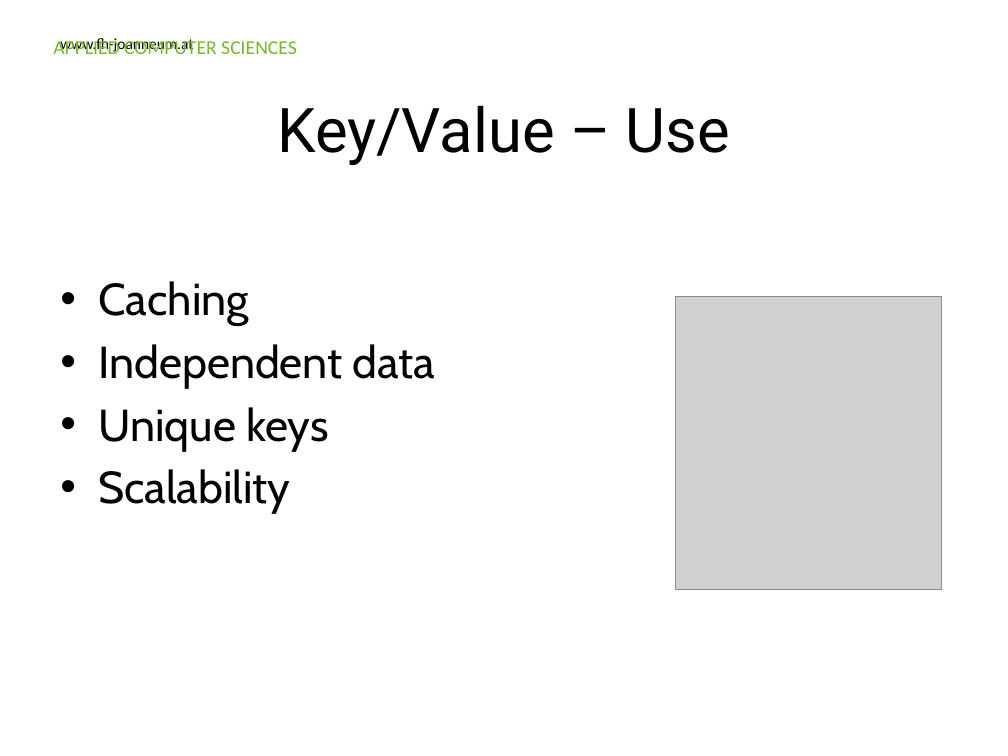
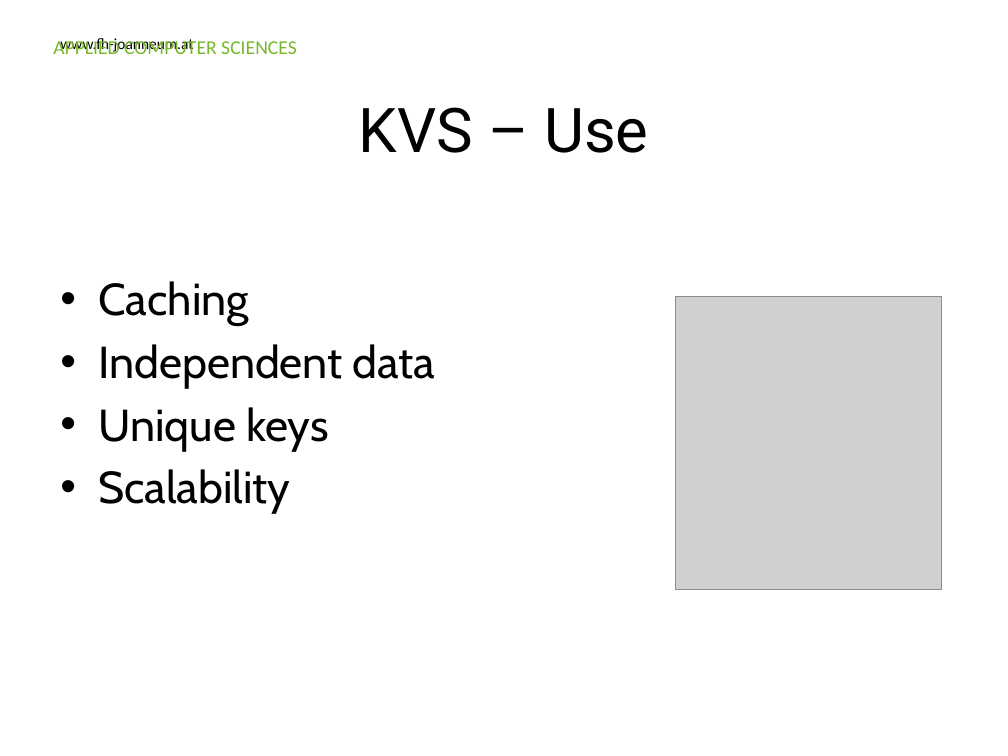
Before and after one commit to Ravenlord/guest-lecture-nosql, a slide deck: slide 28 of Presentation/FHJ_guest_lecture_nosql.pptx. Drawn at 1008x756 pixels with LibreOffice and Linux fonts; fonts in the diff are those of the drawing; grey boxes stand for pictures; background and template pictures are left out. Boxes give left, top, right and bottom in pixels: in the first picture for what was removed or moved away, otherwise in the second. Text is boxed around its words. In the diff, an @@ line names an element or a change of style, - is before the commit and + after.

```diff
--- a/Presentation/FHJ_guest_lecture_nosql.pptx
+++ b/Presentation/FHJ_guest_lecture_nosql.pptx
@@ title at (359, 107, 648, 153): text changed @@
-Key/Value – Use
+KVS – Use
```
Also in this commit, not shown: 8 other slides changed, 11 slides added, 2 slides removed.
